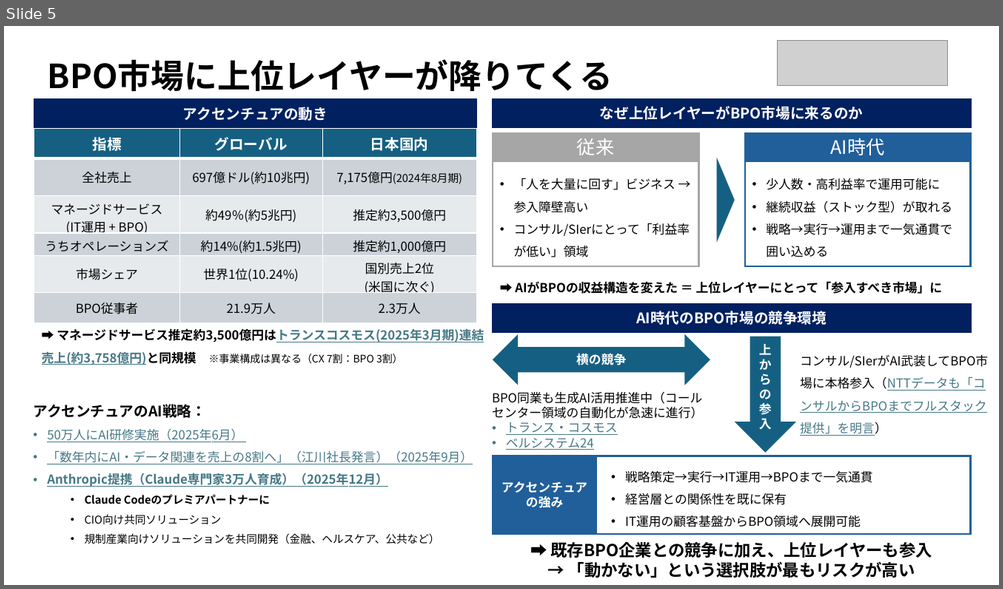
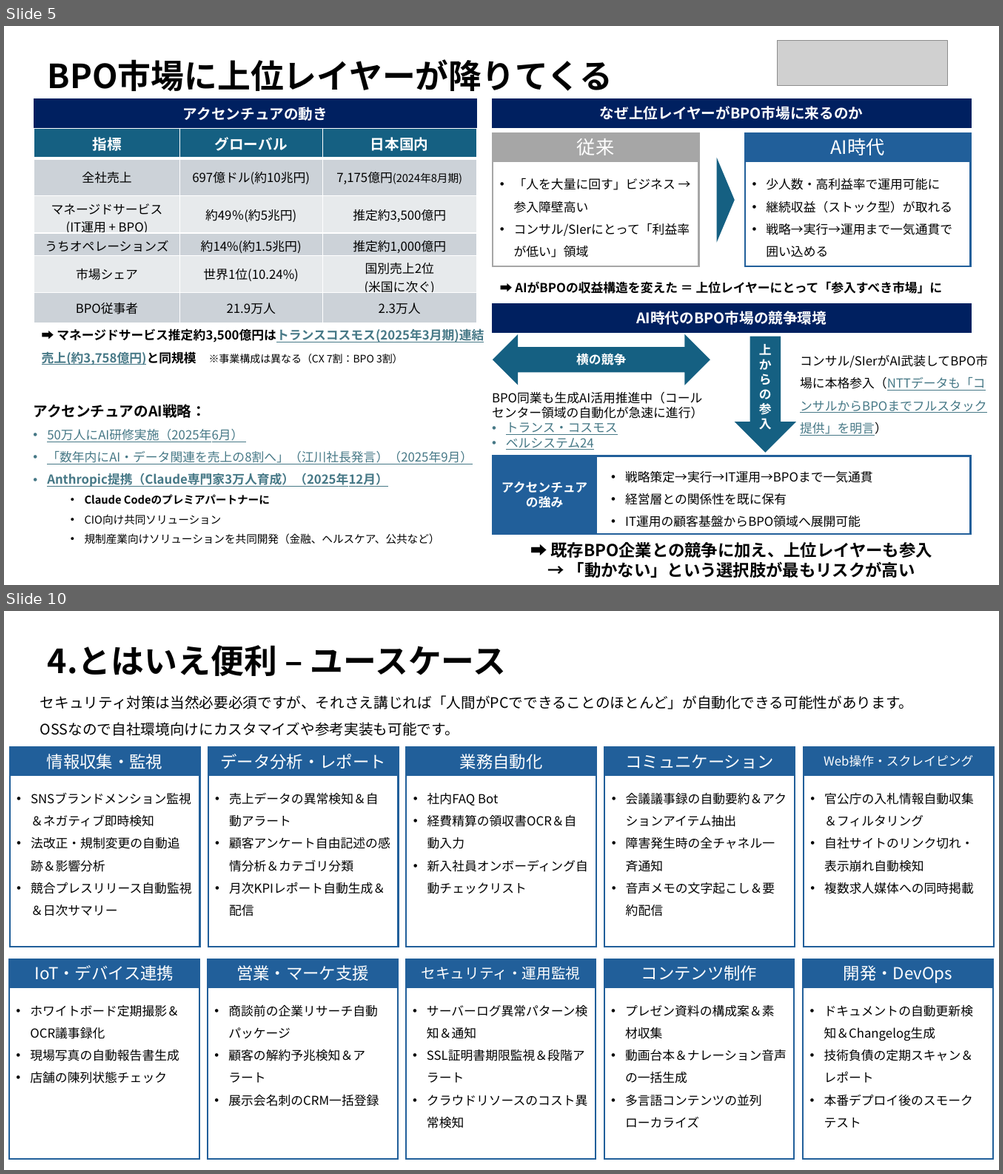
Before and after one commit to haits812/skills, a slide deck: プレゼンテーション1.pptx. Shown one above the other, each under a label of ours: slide 5 before the commit, slides 5 and 10 after it; the slides between them are not shown. The pictures are 1003x589 and 1003x1174 pixels, drawn with LibreOffice and Linux fonts; fonts in the diff are those of the drawing; grey boxes stand for pictures. Boxes give left, top, right and bottom in pixels: in the first picture for what was removed or moved away, otherwise in the second. Text is boxed around its words. In the diff, an @@ line names an element or a change of style, - is before the commit and + after.

```diff
--- a/プレゼンテーション1.pptx
+++ b/プレゼンテーション1.pptx
@@ slide 10 added at (4, 611, 999, 1170), background #FFFFFF @@
@@ text added at (48, 645, 506, 676), 32 pt, text #000000, bold @@
+4.とはいえ便利 – ユースケース
@@ text added at (40, 695, 913, 736), 14 pt, text #000000 @@
+セキュリティ対策は当然必要必須ですが、それさえ講じれば「人間がPCでできることのほとんど」が自動化できる可能性があります。
+OSSなので自社環境向けにカスタマイズや参考実装も可能です。
@@ rectangle added at (10, 748, 200, 775), fill #215F9A, outline #215F9A 1.5 pt, 16 pt, text #FFFFFF @@
+情報収集・監視
@@ rectangle added at (208, 748, 398, 775), fill #215F9A, outline #215F9A 1.5 pt, 16 pt, text #FFFFFF @@
+データ分析・レポート
@@ rectangle added at (406, 748, 597, 775), fill #215F9A, outline #215F9A 1.5 pt, 16 pt, text #FFFFFF @@
+業務自動化
@@ rectangle added at (605, 748, 795, 775), fill #215F9A, outline #215F9A 1.5 pt, 16 pt, text #FFFFFF @@
+コミュニケーション
@@ rectangle added at (803, 748, 993, 775), fill #215F9A, outline #215F9A 1.5 pt, 12 pt, text #FFFFFF @@
+Web操作・スクレイピング
@@ rectangle added at (10, 775, 200, 948), outline #215F9A 1.5 pt @@
@@ rectangle added at (208, 775, 398, 948), outline #215F9A 1.5 pt @@
@@ rectangle added at (406, 775, 597, 948), outline #215F9A 1.5 pt @@
@@ rectangle added at (605, 775, 795, 948), outline #215F9A 1.5 pt @@
@@ rectangle added at (803, 775, 993, 948), outline #215F9A 1.5 pt @@
@@ text added at (31, 793, 191, 916), 12 pt, text #000000 @@
+• SNSブランドメンション監視＆ネガティブ即時検知
+• 法改正・規制変更の自動追跡＆影響分析
+• 競合プレスリリース自動監視＆日次サマリー
@@ text added at (229, 793, 390, 917), 12 pt, text #000000 @@
+• 売上データの異常検知＆自動アラート
+• 顧客アンケート自由記述の感情分析＆カテゴリ分類
+• 月次KPIレポート自動生成＆配信
@@ text added at (427, 793, 588, 894), 12 pt, text #000000 @@
+• 社内FAQ Bot
+• 経費精算の領収書OCR＆自動入力
+• 新入社員オンボーディング自動チェックリスト
@@ text added at (626, 793, 787, 917), 12 pt, text #000000 @@
+• 会議議事録の自動要約＆アクションアイテム抽出
+• 障害発生時の全チャネル一斉通知
+• 音声メモの文字起こし＆要約配信
@@ text added at (824, 793, 973, 894), 12 pt, text #000000 @@
+• 官公庁の入札情報自動収集＆フィルタリング
+• 自社サイトのリンク切れ・表示崩れ自動検知
+• 複数求人媒体への同時掲載
@@ rectangle added at (9, 960, 199, 988), fill #215F9A, outline #215F9A 1.5 pt, 16 pt, text #FFFFFF @@
+IoT・デバイス連携
@@ rectangle added at (208, 960, 398, 988), fill #215F9A, outline #215F9A 1.5 pt, 16 pt, text #FFFFFF @@
+営業・マーケ支援
@@ rectangle added at (405, 960, 596, 988), fill #215F9A, outline #215F9A 1.5 pt, 14 pt, text #FFFFFF @@
+セキュリティ・運用監視
@@ rectangle added at (604, 960, 794, 988), fill #215F9A, outline #215F9A 1.5 pt, 16 pt, text #FFFFFF @@
+コンテンツ制作
@@ rectangle added at (803, 960, 993, 988), fill #215F9A, outline #215F9A 1.5 pt, 16 pt, text #FFFFFF @@
+開発・DevOps
@@ rectangle added at (9, 988, 199, 1160), outline #215F9A 1.5 pt @@
@@ rectangle added at (208, 988, 398, 1160), outline #215F9A 1.5 pt @@
@@ rectangle added at (405, 988, 596, 1160), outline #215F9A 1.5 pt @@
@@ rectangle added at (604, 988, 794, 1160), outline #215F9A 1.5 pt @@
@@ rectangle added at (803, 988, 993, 1160), outline #215F9A 1.5 pt @@
@@ text added at (30, 1005, 179, 1084), 12 pt, text #000000 @@
+• ホワイトボード定期撮影＆OCR議事録化
+• 現場写真の自動報告書生成
+• 店舗の陳列状態チェック
@@ text added at (228, 1005, 378, 1107), 12 pt, text #000000 @@
+• 商談前の企業リサーチ自動パッケージ
+• 顧客の解約予兆検知＆アラート
+• 展示会名刺のCRM一括登録
@@ text added at (427, 1005, 587, 1129), 12 pt, text #000000 @@
+• サーバーログ異常パターン検知＆通知
+• SSL証明書期限監視＆段階アラート
+• クラウドリソースのコスト異常検知
@@ text added at (625, 1005, 786, 1128), 12 pt, text #000000 @@
+• プレゼン資料の構成案＆素材収集
+• 動画台本＆ナレーション音声の一括生成
+• 多言語コンテンツの並列ローカライズ
@@ text added at (824, 1005, 973, 1128), 12 pt, text #000000 @@
+• ドキュメントの自動更新検知＆Changelog生成
+• 技術負債の定期スキャン＆レポート
+• 本番デプロイ後のスモークテスト
```
Also in this commit, not shown: 5 other slides added.
